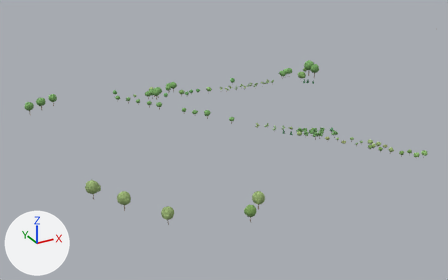
A saved change to the glTF model viewer/districts/2050-linkeroever/chunks/c_-1_-3.glb.
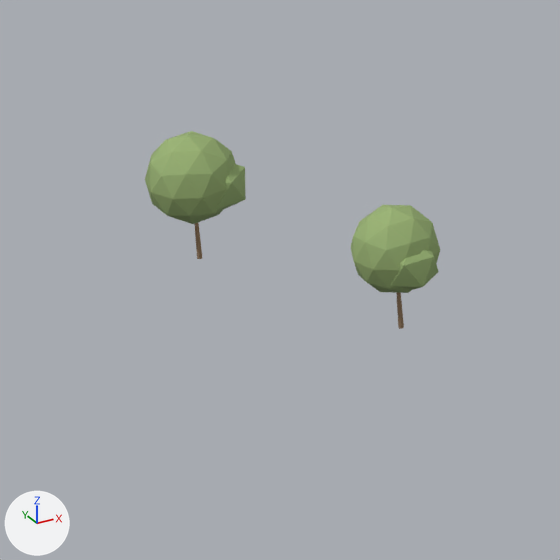
The first picture shows the older version from a 50 mm camera at (-336.0, -1009.0, 177.0) aimed at (-136.0, -644.0, -5.0). The close-ups show the older and then the newer version on the part from 14% to 33% of the width and 57% to 88% of the height of that picture. Only the edits that show in the close-ups are written down. The axes (+X, +Y, +Z) are drawn at lower left. The lights are the same throughout. Where no turn or scale is listed for an object, it has been applied to the vertices.

Names of what the first close-up shows: 'tree_round_1.008', 'tree_round_1.009'.
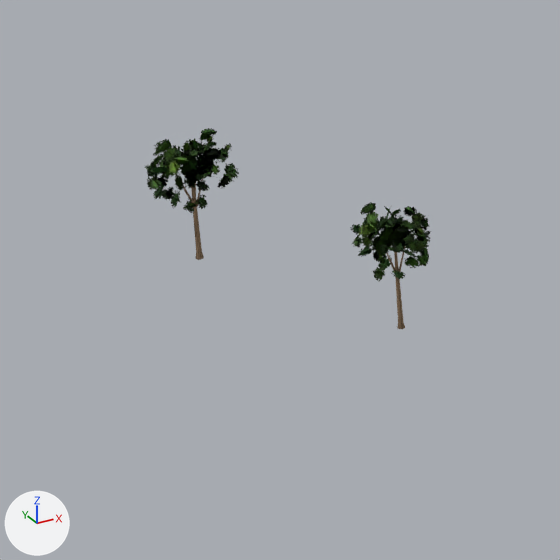
Changed parts and their boxes (x1, y1, x2, y2) in the close-ups (560 x 560 px):
'tree_round_1.008', deleted (green): before (145, 131, 246, 259)
'tree_round_1.009', deleted (green): before (351, 205, 440, 329)
'tree_round_mature.003', added: after (145, 128, 239, 260)
'tree_round_mature.004', added (green): after (350, 202, 431, 329)

Patch to the scene script:
```diff
--- a/viewer/districts/2050-linkeroever/chunks/c_-1_-3.glb.py
+++ b/viewer/districts/2050-linkeroever/chunks/c_-1_-3.glb.py
@@ img_leaf_atlas @@
+img_leaf_atlas = load_image('leaf_atlas', '_unpacked/leaf_atlas', 512, 512, 'sRGB')
@@ mat_canopy_tree @@
+mat_canopy_tree = bpy.data.materials.new('canopy_tree')
+# uses the picture img_leaf_atlas
@@ me_tree_round_mature @@
+me_tree_round_mature.from_pydata(...)  # 510 vertices, 298 faces; spans x -0.69..0.69, y -0.7..0.7, z -1.0..1.0
+me_tree_round_mature.materials.append(mat_canopy_tree)
@@ ob_tree_round_1_008 @@
-ob_tree_round_1_008 = bpy.data.objects.new('tree_round_1.008', me_tree_round_1)
-ob_tree_round_1_008.parent = ob_trees__1__3_1
-ob_tree_round_1_008.location = (-248.7, -123.8, 6.161)
-ob_tree_round_1_008.rotation_euler = (0.0, 0.0, -1.357)  # degrees (0, 0, -78)
-ob_tree_round_1_008.scale = (6.01, 6.01, 6.16)
@@ ob_tree_round_1_009 @@
-ob_tree_round_1_009 = bpy.data.objects.new('tree_round_1.009', me_tree_round_1)
-ob_tree_round_1_009.parent = ob_trees__1__3_1
-ob_tree_round_1_009.location = (-237.3, -144.2, 5.888)
-ob_tree_round_1_009.rotation_euler = (0.0, 0.0, -2.117)  # degrees (0, 0, -121)
-ob_tree_round_1_009.scale = (5.65, 5.65, 5.89)
@@ ob_tree_round_mature_004 @@
+ob_tree_round_mature_004 = bpy.data.objects.new('tree_round_mature.004', me_tree_round_mature)
+ob_tree_round_mature_004.parent = ob_trees__1__3_7
+ob_tree_round_mature_004.location = (-237.3, -143.9, 6.365)
+ob_tree_round_mature_004.rotation_euler = (0.0, 0.0, -2.117)  # degrees (0, 0, -121)
+ob_tree_round_mature_004.scale = (5.68, 5.68, 6.36)
@@ ob_tree_round_mature_003 @@
+ob_tree_round_mature_003 = bpy.data.objects.new('tree_round_mature.003', me_tree_round_mature)
+ob_tree_round_mature_003.parent = ob_trees__1__3_7
+ob_tree_round_mature_003.location = (-248.9, -123.5, 6.606)
+ob_tree_round_mature_003.rotation_euler = (0.0, 0.0, -1.357)  # degrees (0, 0, -78)
+ob_tree_round_mature_003.scale = (6.27, 6.27, 6.61)
```
